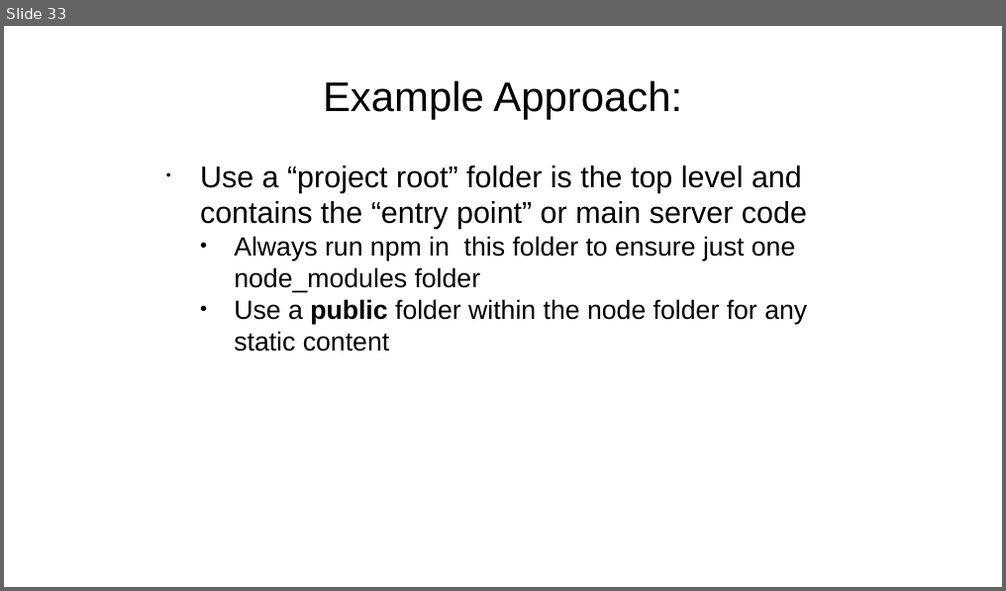
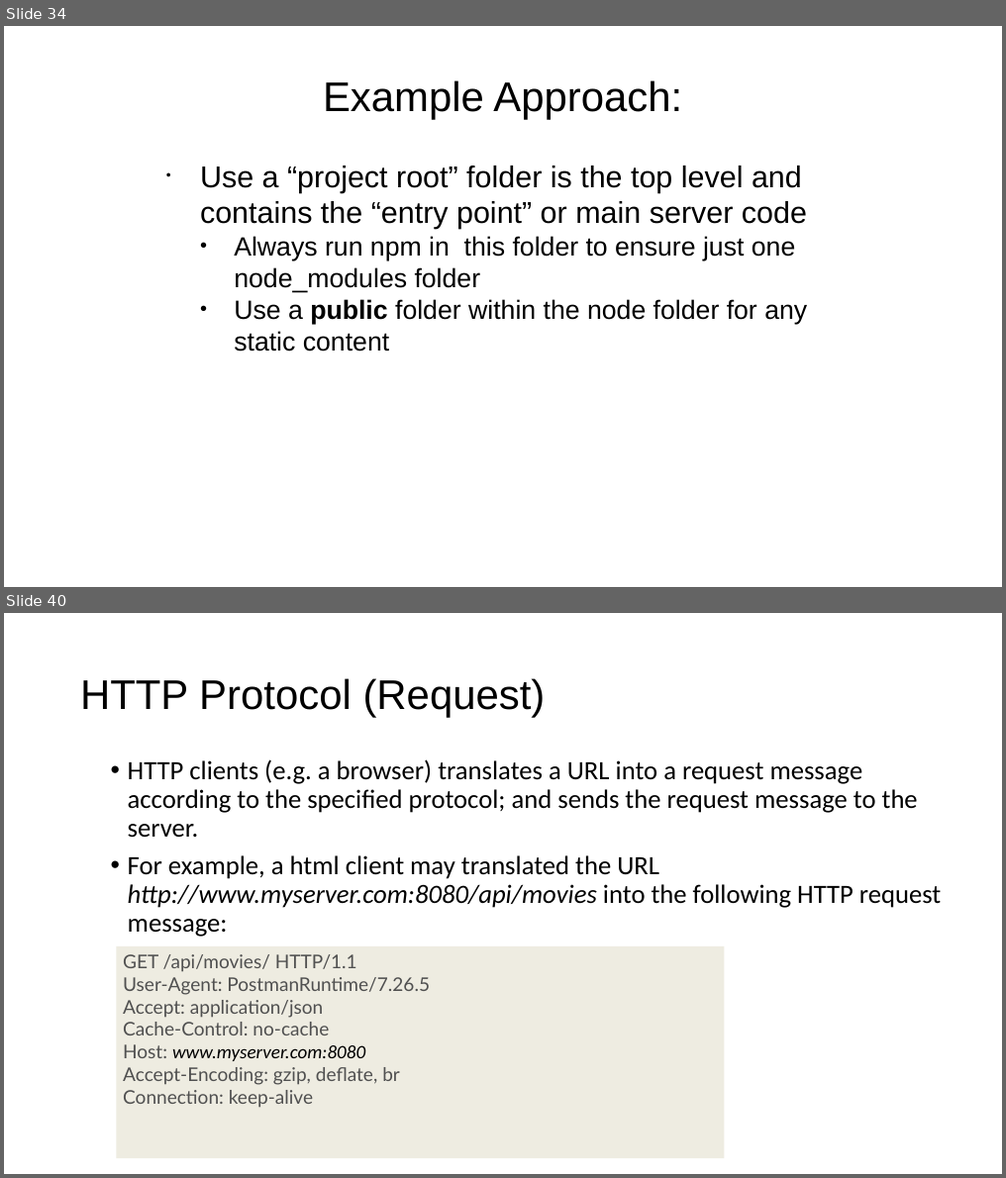
Before and after one commit to diarmuidoconnor/wad2, a slide deck: topic07/talk-1/node-2019.pptx. Shown one above the other, each under a label of ours: slide 33 before the commit, slides 34 and 40 after it; the slides between them are not shown. The pictures are 1006x591 and 1006x1178 pixels, drawn with LibreOffice and Linux fonts; fonts in the diff are those of the drawing. Boxes give left, top, right and bottom in pixels: in the first picture for what was removed or moved away, otherwise in the second. Text is boxed around its words. In the diff, an @@ line names an element or a change of style, - is before the commit and + after.

```diff
--- a/topic07/talk-1/node-2019.pptx
+++ b/topic07/talk-1/node-2019.pptx
@@ slide 40 added at box(4, 613, 1002, 1174), background #FFFFFF @@
@@ title added at box(80, 678, 546, 717), 44 pt, text #000000 @@
+HTTP Protocol (Request)
@@ text added at box(128, 760, 941, 937), 28 pt, text #000000 @@
+• HTTP clients (e.g. a browser) translates a URL into a request message according to the specified protocol; and sends the request message to the server.
+• For example, a html client may translated the URL http://www.myserver.com:8080/api/movies into the following HTTP request message:
@@ rectangle added at box(116, 947, 724, 1158), fill #EEECE1, 20 pt, text #505050 @@
+GET /api/movies/ HTTP/1.1
+User-Agent: PostmanRuntime/7.26.5
+Accept: application/json
+Cache-Control: no-cache
+Host: www.myserver.com:8080
+Accept-Encoding: gzip, deflate, br
+Connection: keep-alive
@@ what was slide 33 is now slide 34 @@
```
Also in this commit, not shown: 4 slides changed, 20 other slides added, 19 other files.
